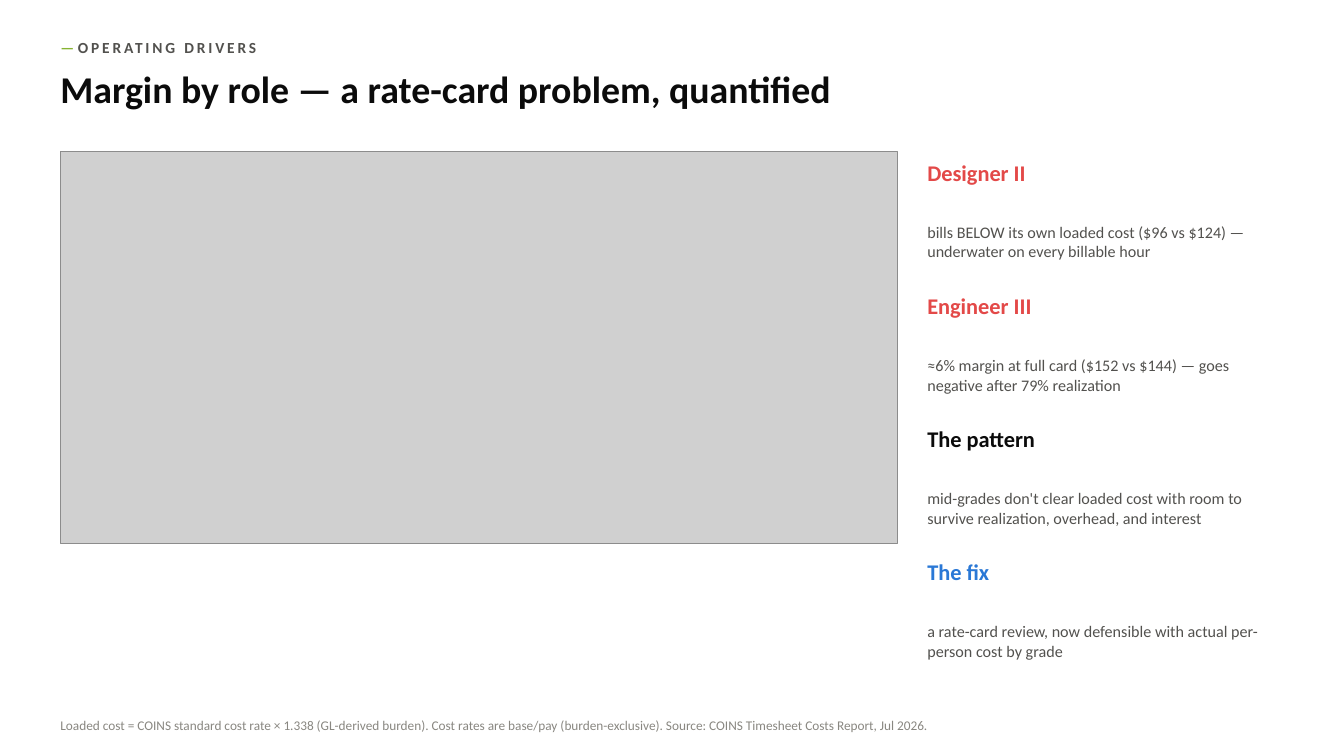
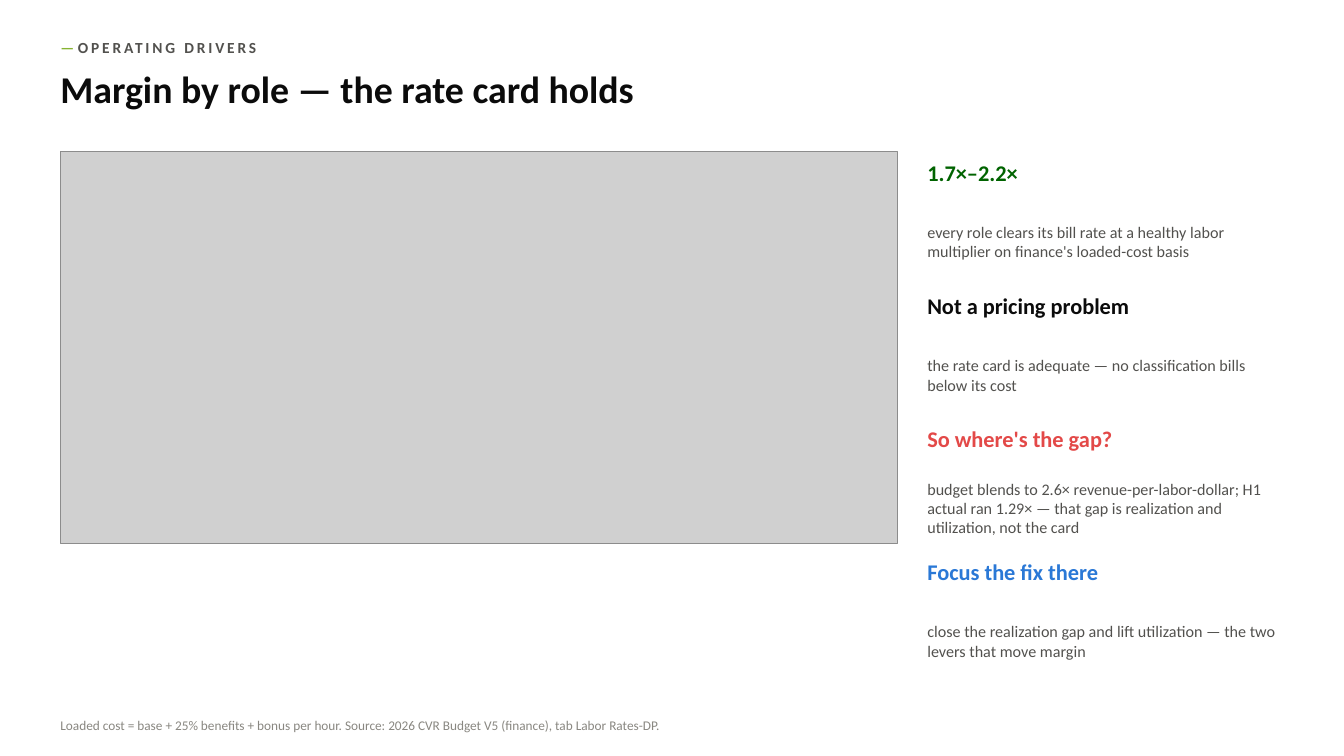
Before and after one commit to codlingjim-debug/CVR---Financial, a slide deck: slide 7 of reports/CVR_Deck_Jun2026.pptx. Drawn at 1344x756 pixels with LibreOffice and Linux fonts; fonts in the diff are those of the drawing; grey boxes stand for pictures. Boxes give left, top, right and bottom in pixels: in the first picture for what was removed or moved away, otherwise in the second. Text is boxed around its words. In the diff, an @@ line names an element or a change of style, - is before the commit and + after.

```diff
--- a/reports/CVR_Deck_Jun2026.pptx
+++ b/reports/CVR_Deck_Jun2026.pptx
@@ text at [60, 76, 634, 110]: text changed @@
-Margin by role — a rate-card problem, quantified
+Margin by role — the rate card holds
@@ text at [927, 166, 1018, 181]: text changed; text colour #E34948 to #006300 @@
-Designer II
+1.7×–2.2×
@@ text at [927, 227, 1224, 260]: text changed @@
-bills BELOW its own loaded cost ($96 vs $124) — underwater on every billable hour
+every role clears its bill rate at a healthy labor multiplier on finance's loaded-cost basis
@@ text at [927, 298, 1130, 318]: text changed; text colour #E34948 to #0B0B0B @@
-Engineer III
+Not a pricing problem
@@ text at [927, 360, 1245, 391]: text changed @@
-≈6% margin at full card ($152 vs $144) — goes negative after 79% realization
+the rate card is adequate — no classification bills below its cost
@@ text at [927, 431, 1113, 451]: text changed; text colour #0B0B0B to #E34948 @@
-The pattern
+So where's the gap?
@@ text at [927, 484, 1261, 535]: text changed @@
-mid-grades don't clear loaded cost with room to survive realization, overhead, and interest
+budget blends to 2.6× revenue-per-labor-dollar; H1 actual ran 1.29× — that gap is realization and utilization, not the card
@@ text at [927, 564, 1098, 580]: text changed @@
-The fix
+Focus the fix there
@@ text at [927, 626, 1275, 660]: text changed @@
-a rate-card review, now defensible with actual per-person cost by grade
+close the realization gap and lift utilization — the two levers that move margin
@@ text at [60, 721, 659, 732]: text changed @@
-Loaded cost = COINS standard cost rate × 1.338 (GL-derived burden). Cost rates are base/pay (burden-exclusive). Source: COINS Timesheet Costs Report, Jul 2026.
+Loaded cost = base + 25% benefits + bonus per hour. Source: 2026 CVR Budget V5 (finance), tab Labor Rates-DP.
```
Also in this commit, not shown: 1 other slide changed, 6 other files.
